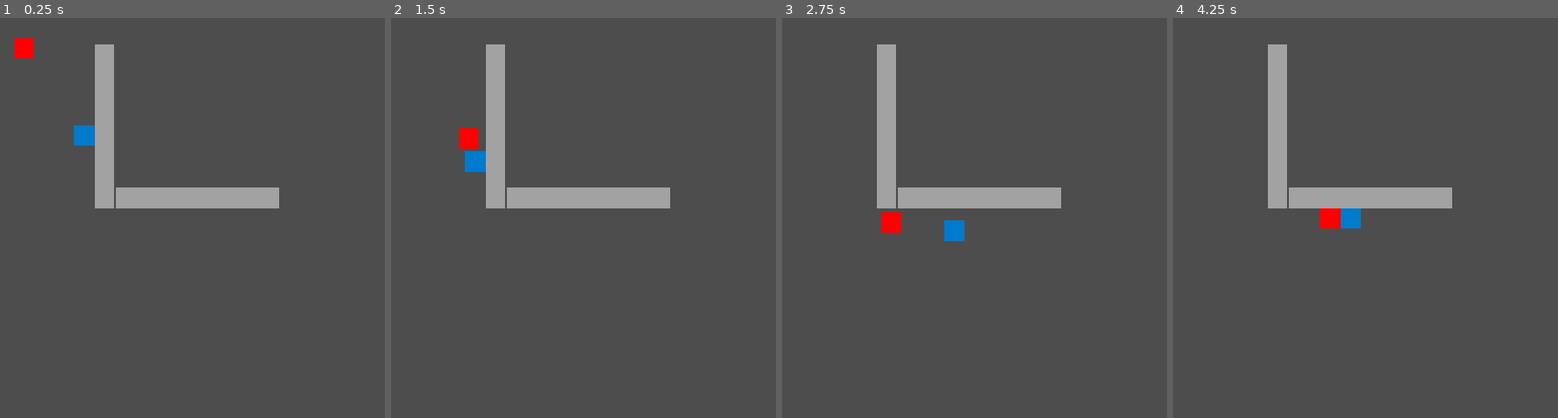
Above: before the commit, frames 1-4 (left to right).
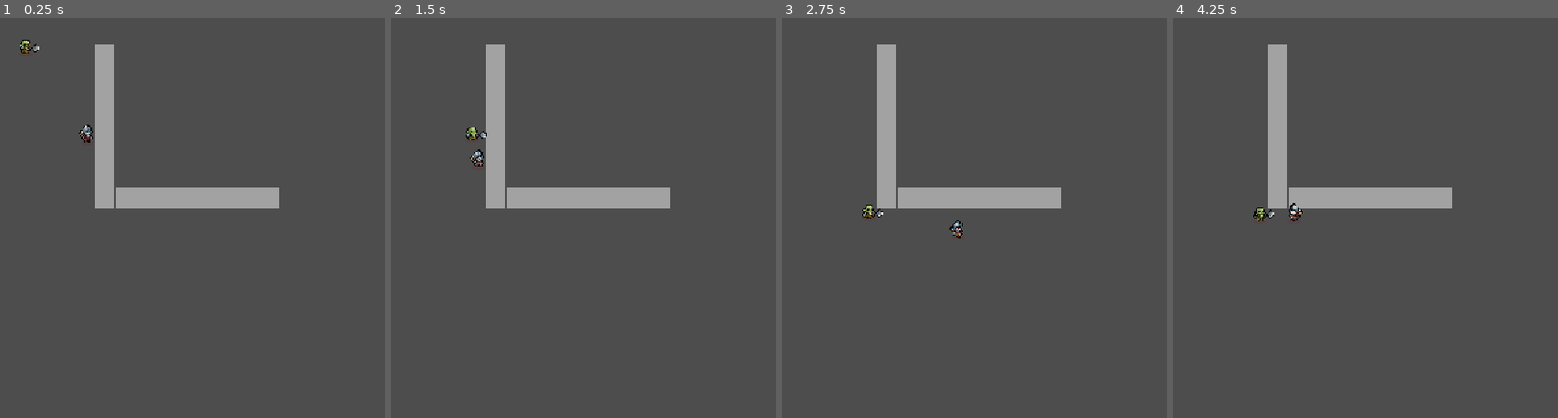
Above: after the commit, the same moments.

Repository: imismaindra/evo-game
Game: Godot game, scene res://main.tscn
Same seed, same stepped clock (60 frames per second), same inputs: the game is played once before the commit and once after it.
Inputs:
- Up to frame 1 (0.25 s): no input
- Up to frame 2 (1.5 s): hold Right (move_right) 0.53-1.28 s; hold S (move_down) from 1.28 s (still down)
- Up to frame 3 (2.75 s): release S (move_down) at 2.03 s; hold Right (move_right) from 2.03 s (still down)
- Up to frame 4 (4.25 s): release Right (move_right) at 2.78 s; hold W (move_up) 2.78-3.53 s; hold Left (move_left) from 3.53 s (still down)

The runs differ from the first frame. In frame 1, 0.5% of the frame differs, in the area x 3-25%, y 5-32%; in frame 2, 0.6%; in frame 3, 0.7%; in frame 4, 0.8%, in the area x 20-49%, y 46-53%.
Error before the commit: Invalid access to property or key 'body_entered' on a base object of type 'null instance'. (res://enemy.gd:23)

Commit message:
feat(characters): integrate animated 2D soldier player and orc enemy sprites

Diff:
--- a/enemy.tscn
+++ b/enemy.tscn
@@ -1,19 +1,145 @@
 [gd_scene format=3 uid="uid://jv7hgrpitfxw"]
 
-[ext_resource type="Script" uid="uid://c41nqbhhl8vji" path="res://enemy.gd" id="1_7k104"]
+[ext_resource type="Script" uid="uid://c41nqbhhl8vji" path="res://enemy.gd" id="1_enemy"]
+[ext_resource type="Texture2D" path="res://assets/enemy/idle.png" id="2_idle"]
+[ext_resource type="Texture2D" path="res://assets/enemy/walk.png" id="3_walk"]
 
-[sub_resource type="RectangleShape2D" id="RectangleShape2D_xrivr"]
-size = Vector2(32, 32)
+[sub_resource type="AtlasTexture" id="AtlasTexture_e_idle_0"]
+atlas = ExtResource("2_idle")
+region = Rect2(0, 0, 100, 100)
 
-[node name="Enemy" type="CharacterBody2D" unique_id=1141053360]
-script = ExtResource("1_7k104")
+[sub_resource type="AtlasTexture" id="AtlasTexture_e_idle_1"]
+atlas = ExtResource("2_idle")
+region = Rect2(100, 0, 100, 100)
 
-[node name="ColorRect" type="ColorRect" parent="." unique_id=1438538891]
-offset_left = -16.0
-offset_top = -16.0
-offset_right = 16.0
-offset_bottom = 16.0
-color = Color(1, 0, 0, 1)
+[sub_resource type="AtlasTexture" id="AtlasTexture_e_idle_2"]
+atlas = ExtResource("2_idle")
+region = Rect2(200, 0, 100, 100)
 
-[node name="CollisionShape2D" type="CollisionShape2D" parent="." unique_id=1731080547]
-shape = SubResource("RectangleShape2D_xrivr")
+[sub_resource type="AtlasTexture" id="AtlasTexture_e_idle_3"]
+atlas = ExtResource("2_idle")
+region = Rect2(300, 0, 100, 100)
+
+[sub_resource type="AtlasTexture" id="AtlasTexture_e_idle_4"]
+atlas = ExtResource("2_idle")
+region = Rect2(400, 0, 100, 100)
+
+[sub_resource type="AtlasTexture" id="AtlasTexture_e_idle_5"]
+atlas = ExtResource("2_idle")
+region = Rect2(500, 0, 100, 100)
+
+[sub_resource type="AtlasTexture" id="AtlasTexture_e_walk_0"]
+atlas = ExtResource("3_walk")
+region = Rect2(0, 0, 100, 100)
+
+[sub_resource type="AtlasTexture" id="AtlasTexture_e_walk_1"]
+atlas = ExtResource("3_walk")
+region = Rect2(100, 0, 100, 100)
+
+[sub_resource type="AtlasTexture" id="AtlasTexture_e_walk_2"]
+atlas = ExtResource("3_walk")
+region = Rect2(200, 0, 100, 100)
+
+[sub_resource type="AtlasTexture" id="AtlasTexture_e_walk_3"]
+atlas = ExtResource("3_walk")
+region = Rect2(300, 0, 100, 100)
+
+[sub_resource type="AtlasTexture" id="AtlasTexture_e_walk_4"]
+atlas = ExtResource("3_walk")
+region = Rect2(400, 0, 100, 100)
+
+[sub_resource type="AtlasTexture" id="AtlasTexture_e_walk_5"]
+atlas = ExtResource("3_walk")
+region = Rect2(500, 0, 100, 100)
+
+[sub_resource type="AtlasTexture" id="AtlasTexture_e_walk_6"]
+atlas = ExtResource("3_walk")
+region = Rect2(600, 0, 100, 100)
+
+[sub_resource type="AtlasTexture" id="AtlasTexture_e_walk_7"]
+atlas = ExtResource("3_walk")
+region = Rect2(700, 0, 100, 100)
+
+[sub_resource type="SpriteFrames" id="SpriteFrames_enemy"]
+animations = [{
+"frames": [{
+"duration": 1.0,
+"texture": SubResource("AtlasTexture_e_idle_0")
+}, {
+"duration": 1.0,
+"texture": SubResource("AtlasTexture_e_idle_1")
+}, {
+"duration": 1.0,
+"texture": SubResource("AtlasTexture_e_idle_2")
+}, {
+"duration": 1.0,
+"texture": SubResource("AtlasTexture_e_idle_3")
+}, {
+"duration": 1.0,
+"texture": SubResource("AtlasTexture_e_idle_4")
+}, {
+"duration": 1.0,
+"texture": SubResource("AtlasTexture_e_idle_5")
+}],
+"loop": true,
+"name": &"idle",
+"speed": 8.0
+}, {
+"frames": [{
+"duration": 1.0,
+"texture": SubResource("AtlasTexture_e_walk_0")
+}, {
+"duration": 1.0,
+"texture": SubResource("AtlasTexture_e_walk_1")
+}, {
+"duration": 1.0,
+"texture": SubResource("AtlasTexture_e_walk_2")
+}, {
+"duration": 1.0,
+"texture": SubResource("AtlasTexture_e_walk_3")
+}, {
+"duration": 1.0,
+"texture": SubResource("AtlasTexture_e_walk_4")
+}, {
+"duration": 1.0,
+"texture": SubResource("AtlasTexture_e_walk_5")
+}, {
+"duration": 1.0,
+"texture": SubResource("AtlasTexture_e_walk_6")
+}, {
+"duration": 1.0,
+"texture": SubResource("AtlasTexture_e_walk_7")
+}],
+"loop": true,
+"name": &"walk",
+"speed": 10.0
+}]
+
+[sub_resource type="RectangleShape2D" id="RectShape_enemy"]
+size = Vector2(24, 26)
+
+[sub_resource type="RectangleShape2D" id="RectShape_hitarea"]
+size = Vector2(28, 28)
+
+[node name="Enemy" type="CharacterBody2D"]
+collision_layer = 4
+collision_mask = 3
+script = ExtResource("1_enemy")
+
+[node name="AnimatedSprite2D" type="AnimatedSprite2D" parent="."]
+scale = Vector2(1.5, 1.5)
+sprite_frames = SubResource("SpriteFrames_enemy")
+animation = &"idle"
+autoplay = "idle"
+
+[node name="CollisionShape2D" type="CollisionShape2D" parent="."]
+position = Vector2(0, 2)
+shape = SubResource("RectShape_enemy")
+
+[node name="HitArea" type="Area2D" parent="."]
+collision_layer = 0
+collision_mask = 2
+
+[node name="HitShape" type="CollisionShape2D" parent="HitArea"]
+position = Vector2(0, 2)
+shape = SubResource("RectShape_hitarea")
--- a/player.tscn
+++ b/player.tscn
@@ -1,19 +1,134 @@
 [gd_scene format=3 uid="uid://bckxlvetu1vs2"]
 
-[ext_resource type="Script" uid="uid://dk1r6oy2p7s48" path="res://player.gd" id="1_4flbx"]
+[ext_resource type="Script" uid="uid://dk1r6oy2p7s48" path="res://player.gd" id="1_player"]
+[ext_resource type="Texture2D" path="res://assets/player/idle.png" id="2_idle"]
+[ext_resource type="Texture2D" path="res://assets/player/walk.png" id="3_walk"]
 
-[sub_resource type="RectangleShape2D" id="RectangleShape2D_xrivr"]
-size = Vector2(32, 32)
+[sub_resource type="AtlasTexture" id="AtlasTexture_p_idle_0"]
+atlas = ExtResource("2_idle")
+region = Rect2(0, 0, 100, 100)
 
-[node name="Player" type="CharacterBody2D" unique_id=919343617]
-script = ExtResource("1_4flbx")
+[sub_resource type="AtlasTexture" id="AtlasTexture_p_idle_1"]
+atlas = ExtResource("2_idle")
+region = Rect2(100, 0, 100, 100)
 
-[node name="ColorRect" type="ColorRect" parent="." unique_id=1311629007]
-offset_left = -16.0
-offset_top = -16.0
-offset_right = 16.0
-offset_bottom = 16.0
-color = Color(0, 0.47843137, 0.8, 1)
+[sub_resource type="AtlasTexture" id="AtlasTexture_p_idle_2"]
+atlas = ExtResource("2_idle")
+region = Rect2(200, 0, 100, 100)
 
-[node name="CollisionShape2D" type="CollisionShape2D" parent="." unique_id=1820867826]
-shape = SubResource("RectangleShape2D_xrivr")
+[sub_resource type="AtlasTexture" id="AtlasTexture_p_idle_3"]
+atlas = ExtResource("2_idle")
+region = Rect2(300, 0, 100, 100)
+
+[sub_resource type="AtlasTexture" id="AtlasTexture_p_idle_4"]
+atlas = ExtResource("2_idle")
+region = Rect2(400, 0, 100, 100)
+
+[sub_resource type="AtlasTexture" id="AtlasTexture_p_idle_5"]
+atlas = ExtResource("2_idle")
+region = Rect2(500, 0, 100, 100)
+
+[sub_resource type="AtlasTexture" id="AtlasTexture_p_walk_0"]
+atlas = ExtResource("3_walk")
+region = Rect2(0, 0, 100, 100)
+
+[sub_resource type="AtlasTexture" id="AtlasTexture_p_walk_1"]
+atlas = ExtResource("3_walk")
+region = Rect2(100, 0, 100, 100)
+
+[sub_resource type="AtlasTexture" id="AtlasTexture_p_walk_2"]
+atlas = ExtResource("3_walk")
+region = Rect2(200, 0, 100, 100)
+
+[sub_resource type="AtlasTexture" id="AtlasTexture_p_walk_3"]
+atlas = ExtResource("3_walk")
+region = Rect2(300, 0, 100, 100)
+
+[sub_resource type="AtlasTexture" id="AtlasTexture_p_walk_4"]
+atlas = ExtResource("3_walk")
+region = Rect2(400, 0, 100, 100)
+
+[sub_resource type="AtlasTexture" id="AtlasTexture_p_walk_5"]
+atlas = ExtResource("3_walk")
+region = Rect2(500, 0, 100, 100)
+
+[sub_resource type="AtlasTexture" id="AtlasTexture_p_walk_6"]
+atlas = ExtResource("3_walk")
+region = Rect2(600, 0, 100, 100)
+
+[sub_resource type="AtlasTexture" id="AtlasTexture_p_walk_7"]
+atlas = ExtResource("3_walk")
+region = Rect2(700, 0, 100, 100)
+
+[sub_resource type="SpriteFrames" id="SpriteFrames_player"]
+animations = [{
+"frames": [{
+"duration": 1.0,
+"texture": SubResource("AtlasTexture_p_idle_0")
+}, {
+"duration": 1.0,
+"texture": SubResource("AtlasTexture_p_idle_1")
+}, {
+"duration": 1.0,
+"texture": SubResource("AtlasTexture_p_idle_2")
+}, {
+"duration": 1.0,
+"texture": SubResource("AtlasTexture_p_idle_3")
+}, {
+"duration": 1.0,
+"texture": SubResource("AtlasTexture_p_idle_4")
+}, {
+"duration": 1.0,
+"texture": SubResource("AtlasTexture_p_idle_5")
+}],
+"loop": true,
+"name": &"idle",
+"speed": 8.0
+}, {
+"frames": [{
+"duration": 1.0,
+"texture": SubResource("AtlasTexture_p_walk_0")
+}, {
+"duration": 1.0,
+"texture": SubResource("AtlasTexture_p_walk_1")
+}, {
+"duration": 1.0,
+"texture": SubResource("AtlasTexture_p_walk_2")
+}, {
+"duration": 1.0,
+"texture": SubResource("AtlasTexture_p_walk_3")
+}, {
+"duration": 1.0,
+"texture": SubResource("AtlasTexture_p_walk_4")
+}, {
+"duration": 1.0,
+"texture": SubResource("AtlasTexture_p_walk_5")
+}, {
+"duration": 1.0,
+"texture": SubResource("AtlasTexture_p_walk_6")
+}, {
+"duration": 1.0,
+"texture": SubResource("AtlasTexture_p_walk_7")
+}],
+"loop": true,
+"name": &"walk",
+"speed": 10.0
+}]
+
+[sub_resource type="RectangleShape2D" id="RectShape_player"]
+size = Vector2(22, 26)
+
+[node name="Player" type="CharacterBody2D" groups=["player"]]
+collision_layer = 2
+collision_mask = 1
+script = ExtResource("1_player")
+
+[node name="AnimatedSprite2D" type="AnimatedSprite2D" parent="."]
+scale = Vector2(1.5, 1.5)
+sprite_frames = SubResource("SpriteFrames_player")
+animation = &"idle"
+autoplay = "idle"
+
+[node name="CollisionShape2D" type="CollisionShape2D" parent="."]
+position = Vector2(0, 2)
+shape = SubResource("RectShape_player")
Binary file added: assets/Tiny RPG Character Asset Pack 01 v2.0 -Free Soldier&Orc/Arrow(Projectile)/Arrow01(100x100).png
Not shown, added: assets/Tiny RPG Character Asset Pack 01 v2.0 -Free Soldier&Orc/Arrow(Projectile)/Arrow01(100x100).png.import
Binary file added: assets/Tiny RPG Character Asset Pack 01 v2.0 -Free Soldier&Orc/Arrow(Projectile)/Arrow01(32x32).png
Not shown, added: assets/Tiny RPG Character Asset Pack 01 v2.0 -Free Soldier&Orc/Arrow(Projectile)/Arrow01(32x32).png.import
Binary file added: assets/Tiny RPG Character Asset Pack 01 v2.0 -Free Soldier&Orc/Aseprite file/Orc.aseprite
Binary file added: assets/Tiny RPG Character Asset Pack 01 v2.0 -Free Soldier&Orc/Aseprite file/Soldier.aseprite
Binary file added: assets/Tiny RPG Character Asset Pack 01 v2.0 -Free Soldier&Orc/Characters(100x100 split)/Orc/Orc with shadows/Orc.png
Not shown, added: assets/Tiny RPG Character Asset Pack 01 v2.0 -Free Soldier&Orc/Characters(100x100 split)/Orc/Orc with shadows/Orc.png.import
Binary file added: assets/Tiny RPG Character Asset Pack 01 v2.0 -Free Soldier&Orc/Characters(100x100 split)/Orc/Orc with shadows/Orc_Attack01.png
Not shown, added: assets/Tiny RPG Character Asset Pack 01 v2.0 -Free Soldier&Orc/Characters(100x100 split)/Orc/Orc with shadows/Orc_Attack01.png.import
Binary file added: assets/Tiny RPG Character Asset Pack 01 v2.0 -Free Soldier&Orc/Characters(100x100 split)/Orc/Orc with shadows/Orc_Attack02.png
Not shown, added: assets/Tiny RPG Character Asset Pack 01 v2.0 -Free Soldier&Orc/Characters(100x100 split)/Orc/Orc with shadows/Orc_Attack02.png.import
(and 72 more such lines)
